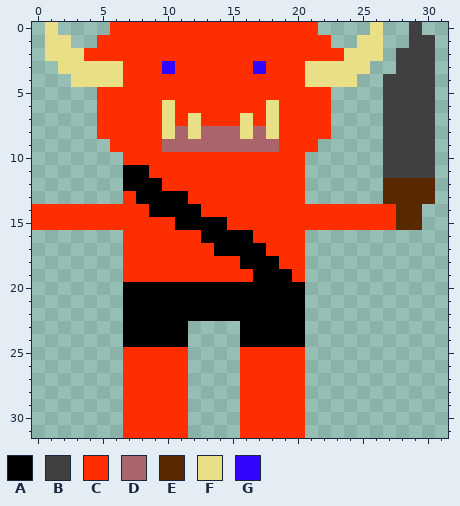
Edited in one commit: pixel-art sprite (Texture/Diablo.png). The picture above was drawn from the file before the commit.
The file is 32x32 pixels. Pixels under 10% opacity are left out.
Palette (. is transparent): A #000000  B #404040  C #ff2e00  D #aa656c  E #582900  F #e9df86  G #3205ff
The result:
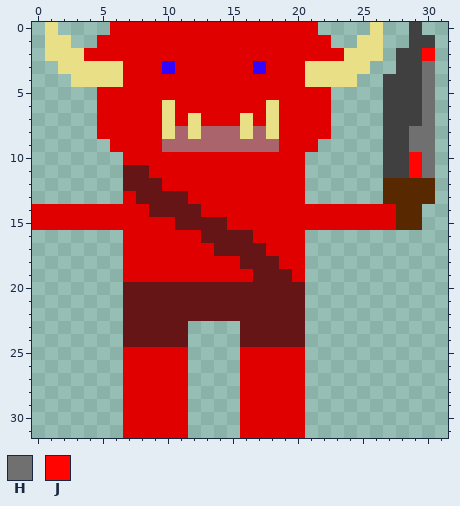
Colours new in this view: H #707070  J #ff0400
Log entry: Ajout d'un easter egg
From old to new:
colour A: #000000 -> #651515
colour C: #ff2e00 -> #e00000
y 2: x 30 B -> J
y 3..7: x 30 B -> H
y 8..9: x 29..30 BB -> HH
y 10..11: x 29..30 BB -> JH
